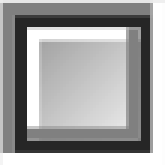
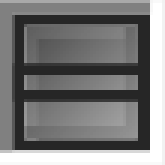
Layered file, before and after one edit (165px x 165px). Changes by layer:
hid "main" over [0, 0, 165, 165]
hid "main:active" over [0, 0, 165, 165]
hid "minimize" over [0, 0, 165, 165]
